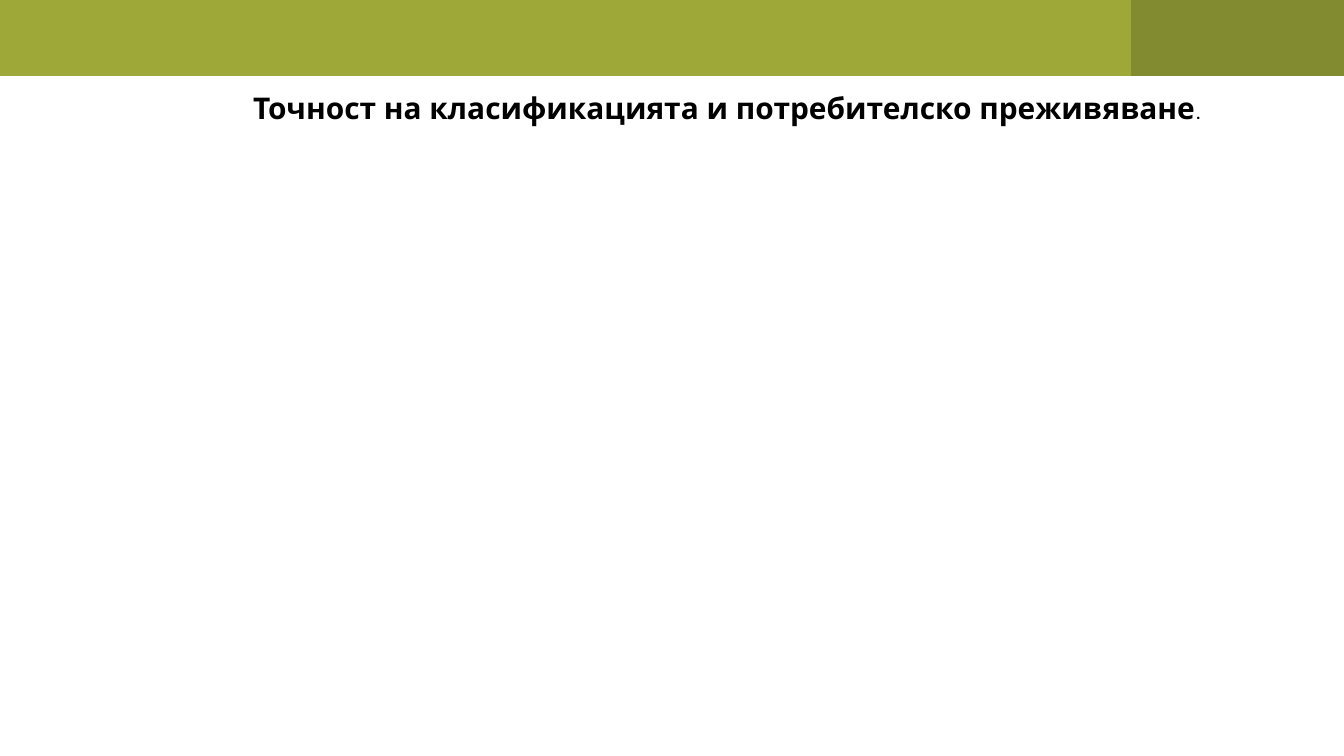
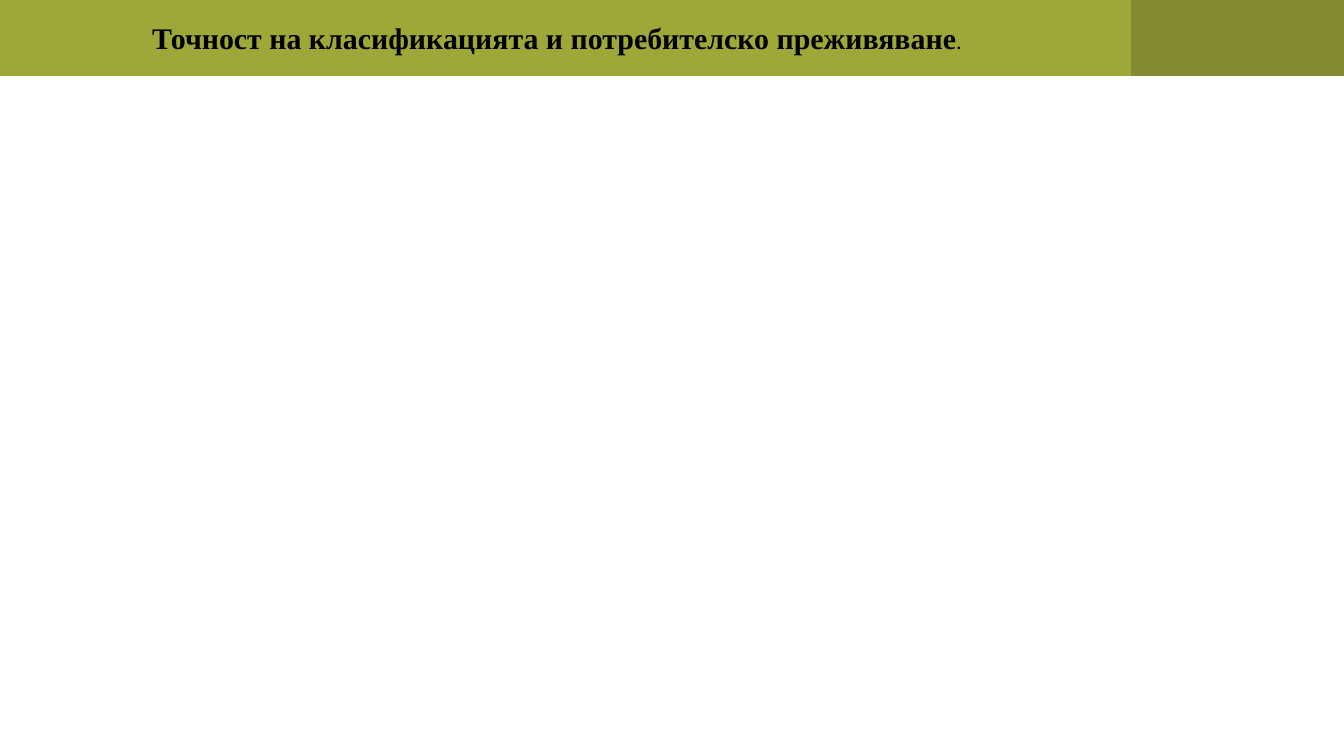
Before and after one commit to pgee-dzi2024/ThemePP_2602, a slide deck: slide 8 of DR/презентация.pptx. Drawn at 1344x756 pixels with LibreOffice and Linux fonts; fonts in the diff are those of the drawing. Boxes give left, top, right and bottom in pixels: in the first picture for what was removed or moved away, otherwise in the second. Text is boxed around its words. In the diff, an @@ line names an element or a change of style, - is before the commit and + after.

```diff
--- a/DR/презентация.pptx
+++ b/DR/презентация.pptx
@@ text "Точност на класификацията и потребителско ...": place and size @@
-text "Точност на класификацията и потребителско ..." at box(253, 96, 1194, 127)
+text "Точност на класификацията и потребителско ..." at box(152, 27, 956, 55)
@@ text "Точност на класификацията и потребителско ..." at box(152, 27, 956, 55): font Open Sans to Times New Roman; font Calibri to Times New Roman in "преживяване." @@
```
Also in this commit, not shown: 6 other slides changed, 2 slides added, 2 slides removed.
